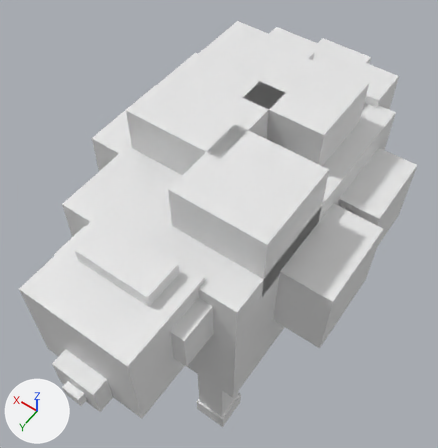
Renders of the OBJ model places/arena/animal_models/Animal_FLUFFY.obj from each side of a commit.
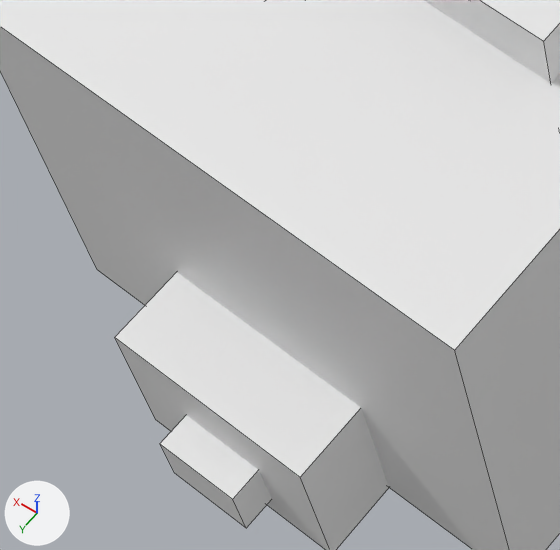
Each version appears first whole from a 50 mm lens placed at (-2.34, 3.63, 5.29), pointed at (0.2, 0.08, -0.29), and next in a close-up on the part from 6% to 35% of the width and 64% to 92% of the height. The axes (+X, +Y, +Z) are drawn at lower left. The lights are the same throughout. The close-ups show mesh edges as thin lines. Where no turn or scale is listed for an object, it has been applied to the vertices.

The first close-up shows 'Head_1', 'Head_2', 'Head_3', 'Head_6'.
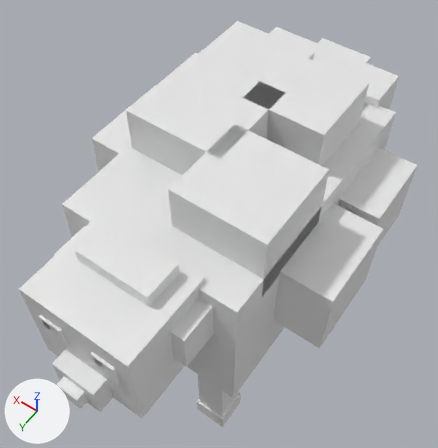
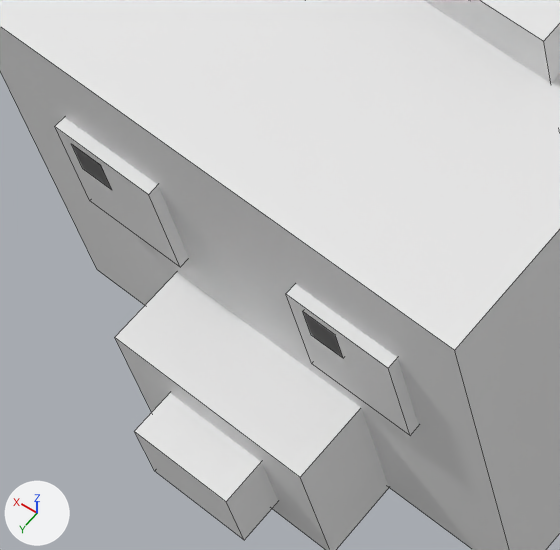
The change, as a list of edits to the scene's bpy script:
```text
Change me_head_3:
    where me_head_3.from_pydata(...)  # 8 vertices, 6 faces; spans x -0.1..0.1, y 2.55..2.65, z -0.075..0.075
    used by ob_head_3; location = (0.0, 0.0, 0.0)
    me_head_3 part 1: the whole mesh is scaled about its middle by (1.25, 1.5, 1.33), then moved by (0.0, 0.0, 0.05)
Change me_head_4:
    where me_head_4.from_pydata(...)  # 8 vertices, 6 faces; spans x -0.75..-0.55, y 1.5..1.9, z 0.25..0.75
    used by ob_head_4; location = (0.0, 0.0, 0.0)
    me_head_4 part 2: the whole mesh is scaled about its middle by (1.25, 0.375, 0.6), then moved by (0.35, 0.65, 0.05)
Change me_head_5:
    where me_head_5.from_pydata(...)  # 8 vertices, 6 faces; spans x 0.55..0.75, y 1.5..1.9, z 0.25..0.75
    used by ob_head_5; location = (0.0, 0.0, 0.0)
    me_head_5 part 3: the whole mesh is scaled about its middle by (1.25, 0.375, 0.6), then moved by (-0.35, 0.65, 0.05)
Add me_head_7:
    me_head_7.from_pydata(...)  # a box spanning x 0.31..0.39, y 2.375..2.425, z 0.57..0.67
Add ob_head_7:
    ob_head_7 = bpy.data.objects.new('Head_7', me_head_7)
    ob_head_7.location = (0.0, 0.0, 0.0)
```

Changed parts and their boxes (x1, y1, x2, y2) in the close-ups (560 x 550 px):
'Head_3', mesh rescaled (29% wider, 30% taller): before (160, 415, 271, 528); after (134, 393, 278, 540)
'Head_4', mesh rescaled (not visible before): after (286, 284, 419, 435)
'Head_5', mesh rescaled (not visible before): after (55, 117, 189, 267)
'Head_7', added: after (72, 145, 112, 190)
'Head_6', unchanged, covered by the edit: before (424, 0, 560, 83); after (303, 312, 340, 355)
'Head_10', unchanged, uncovered by the edit: after (424, 0, 560, 83)
